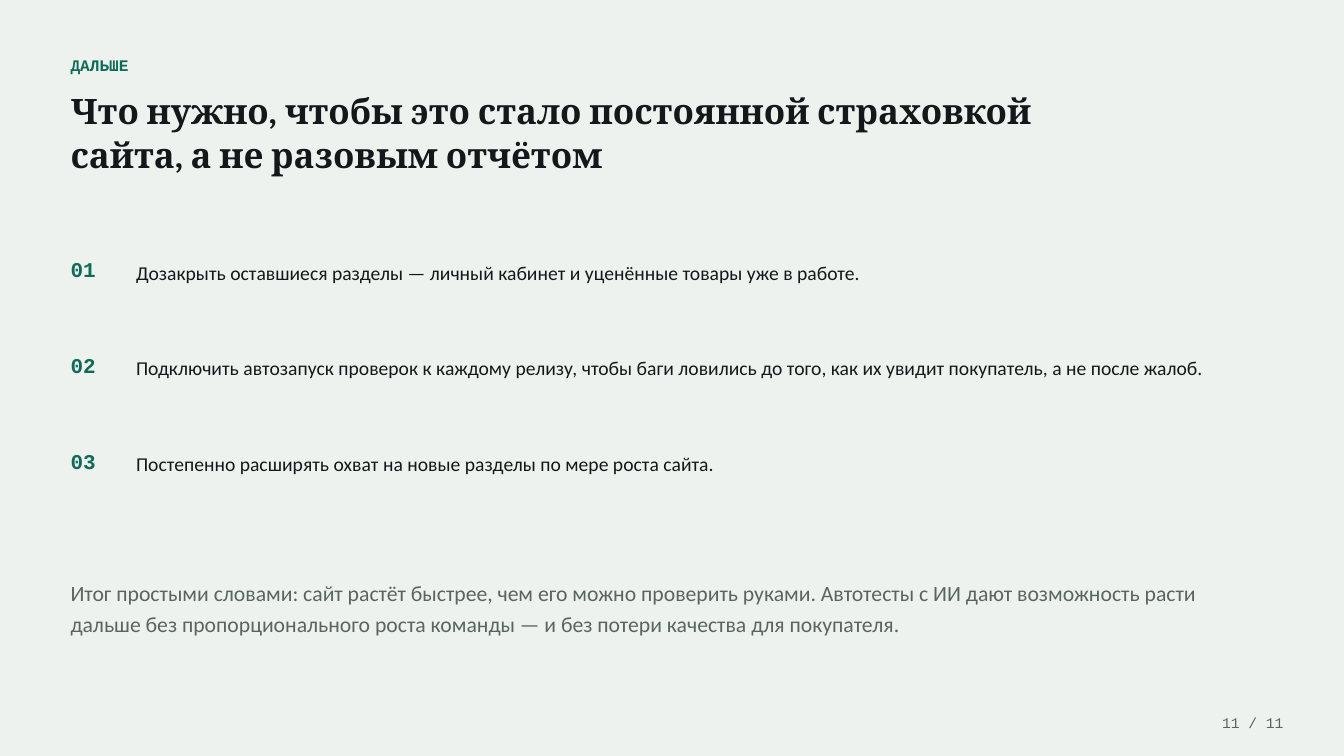
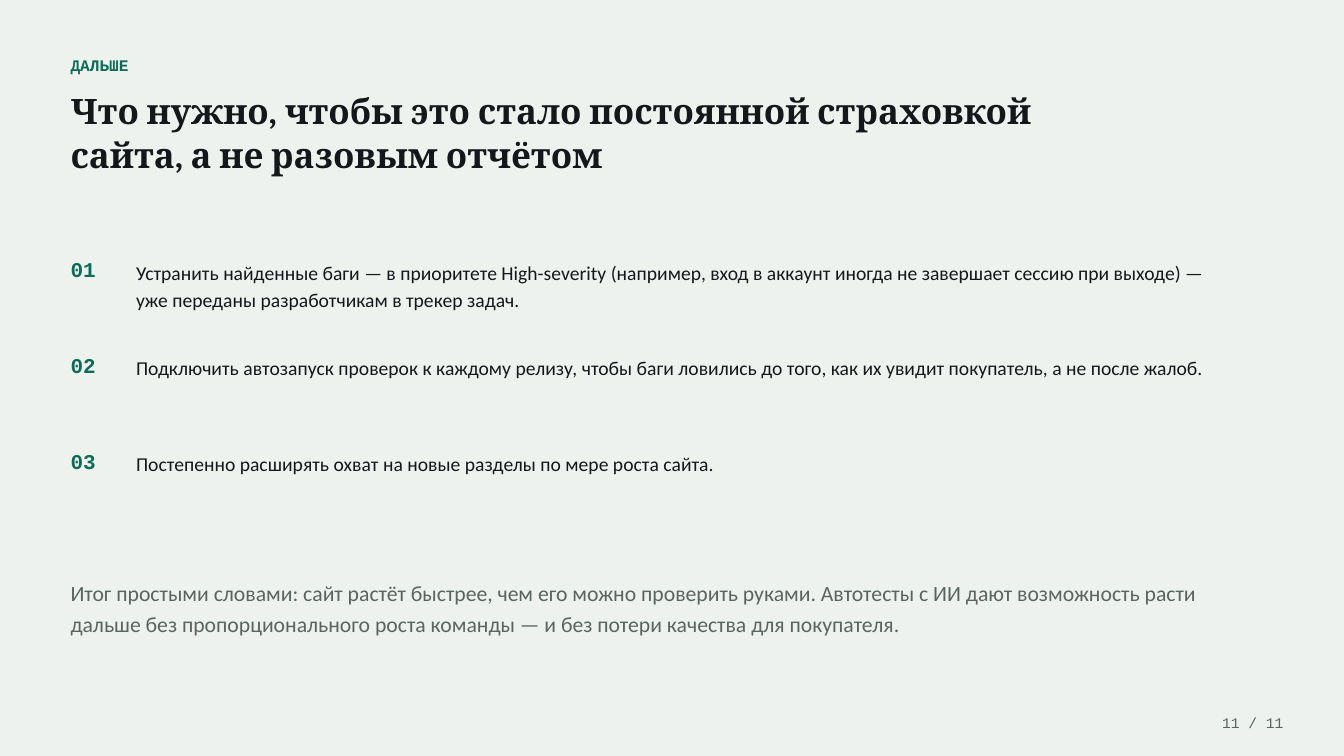
Before and after one commit to Ruxxl/MechtaATest, a slide deck: slide 11 of Автотесты-и-ИИ-презентация.pptx. Drawn at 1344x756 pixels with LibreOffice and Linux fonts; fonts in the diff are those of the drawing. Boxes give left, top, right and bottom in pixels: in the first picture for what was removed or moved away, otherwise in the second. Text is boxed around its words. In the diff, an @@ line names an element or a change of style, - is before the commit and + after.

```diff
--- a/Автотесты-и-ИИ-презентация.pptx
+++ b/Автотесты-и-ИИ-презентация.pptx
@@ text at box(136, 266, 1181, 311): text changed @@
-Дозакрыть оставшиеся разделы — личный кабинет и уценённые товары уже в работе.
+Устранить найденные баги — в приоритете High-severity (например, вход в аккаунт иногда не завершает сессию при выходе) — уже переданы разработчикам в трекер задач.
```
Also in this commit, not shown: 3 other slides changed, 16 other files.
